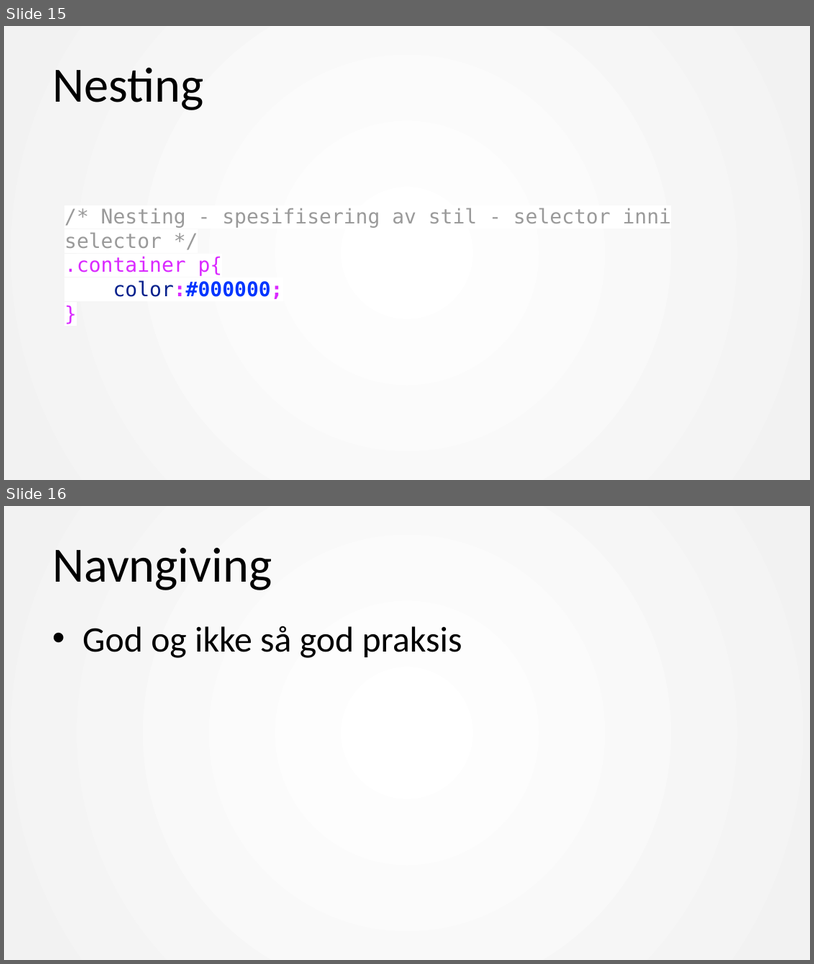
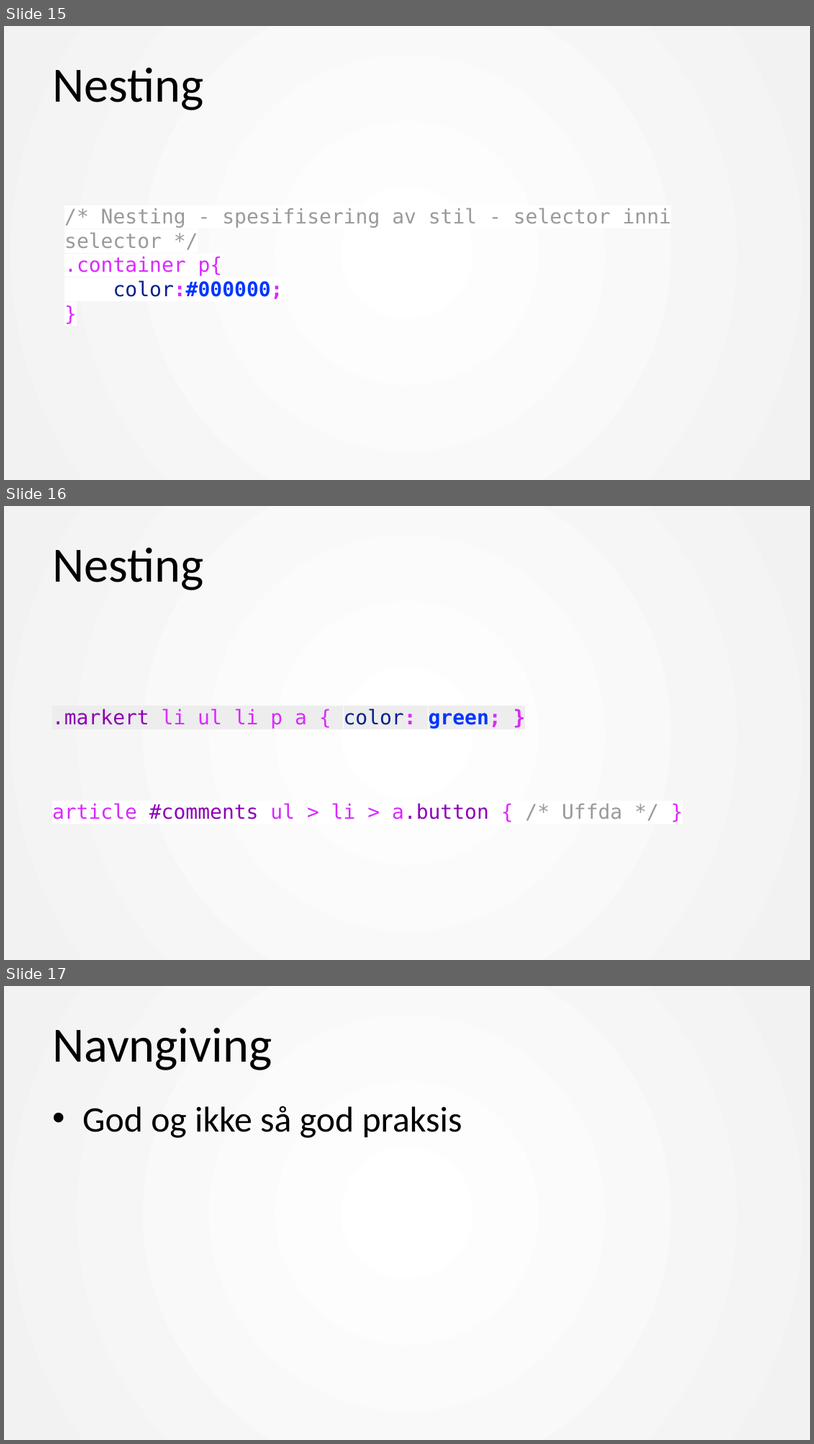
Before and after one commit to mesan/css-kurs, a slide deck: Foiler/1. CSS basic.pptx. Shown one above the other, each under a label of ours: slides 15 and 16 before the commit, slides 15, 16 and 17 after it. The pictures are 814x964 and 814x1444 pixels, drawn with LibreOffice and Linux fonts; fonts in the diff are those of the drawing. Boxes give left, top, right and bottom in pixels: in the first picture for what was removed or moved away, otherwise in the second. Text is boxed around its words. In the diff, an @@ line names an element or a change of style, - is before the commit and + after.

```diff
--- a/Foiler/1. CSS basic.pptx
+++ b/Foiler/1. CSS basic.pptx
@@ slide 16 added at <box>4,506,810,960</box>, background #FFFFFF; not listed: 1 template element that a slide beside it also shows @@
@@ title added at <box>52,547,203,590</box>, 44 pt, text #000000 @@
+Nesting
@@ text added at <box>52,708,502,728</box>, 18 pt, text #DA29FF @@
+.markert li ul li p a { color: green; }
@@ text added at <box>52,803,622,819</box>, 18 pt, text #DA29FF @@
+article #comments ul > li > a.button { /* Uffda */ }
@@ what was slide 16 is now slide 17 @@
```
Also in this commit, not shown: 2 other slides added, 3 other files.
